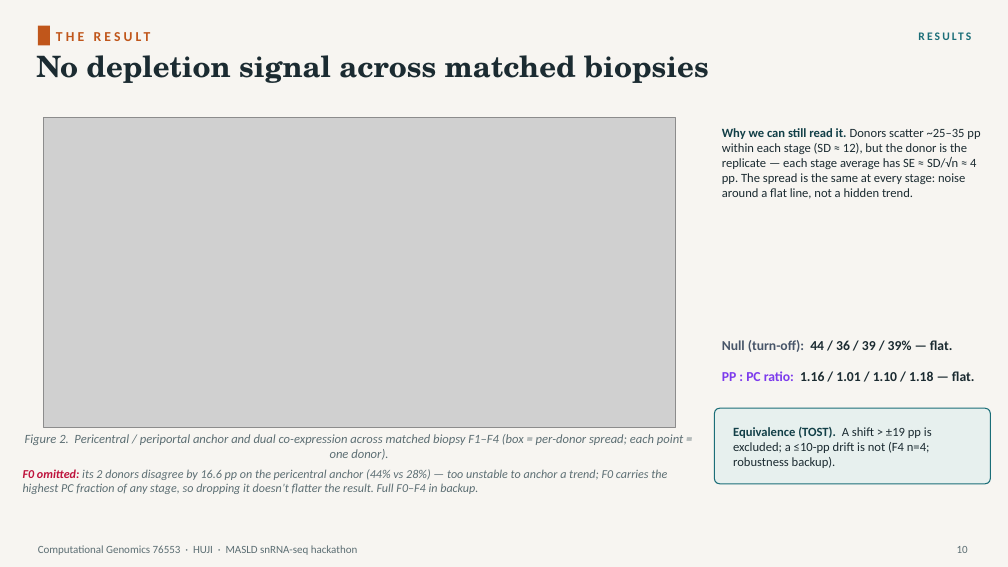
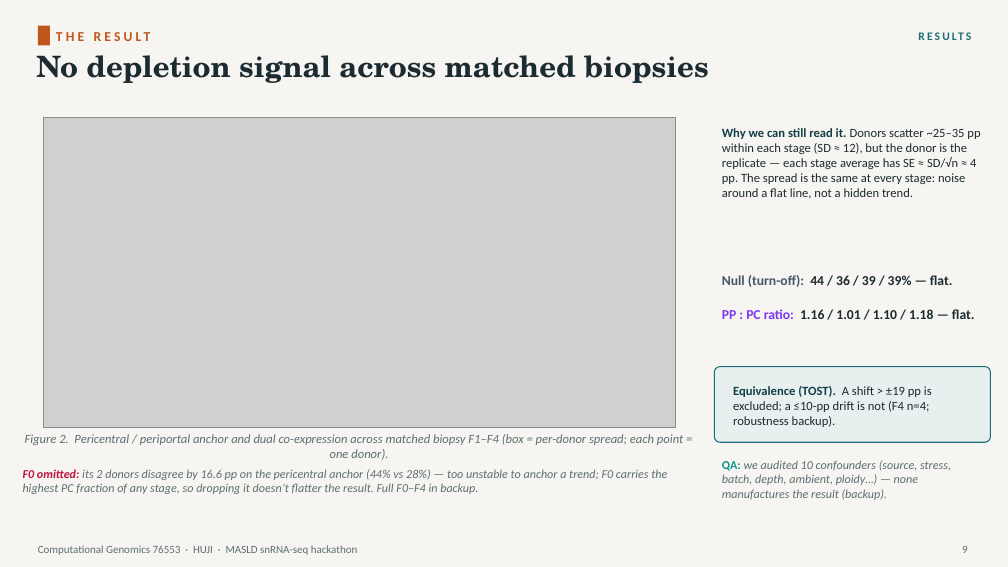
Before and after one commit to roeetekoah/liver-zonation, a slide deck: slide 12 of presentation/MASLD_zonation.pptx (slide 10 before the commit). Drawn at 1008x567 pixels with LibreOffice and Linux fonts; fonts in the diff are those of the drawing; grey boxes stand for pictures. Boxes give left, top, right and bottom in pixels: in the first picture for what was removed or moved away, otherwise in the second. Text is boxed around its words. In the diff, an @@ line names an element or a change of style, - is before the commit and + after.

```diff
--- a/presentation/MASLD_zonation.pptx
+++ b/presentation/MASLD_zonation.pptx
@@ text "Null (turn-off): 44 / 36 ..." moved from (x1=722, y1=340, x2=953, y2=352) to (x1=722, y1=275, x2=953, y2=287) @@
@@ text "PP : PC ratio: 1.16 ..." moved from (x1=722, y1=371, x2=975, y2=381) to (x1=722, y1=309, x2=975, y2=319) @@
@@ rounded rectangle moved from (x1=715, y1=408, x2=991, y2=484) to (x1=715, y1=367, x2=991, y2=442) @@
@@ text "Equivalence (TOST). A shift > ..." moved from (x1=733, y1=427, x2=932, y2=468) to (x1=733, y1=386, x2=932, y2=427) @@
@@ text added at (x1=722, y1=460, x2=951, y2=500), 11.5 pt, text #5C6E73, italic @@
+QA: we audited 10 confounders (source, stress, batch, depth, ambient, ploidy…) — none manufactures the result (backup).
@@ text at (x1=962, y1=546, x2=968, y2=553): text changed @@
-10
+9
```
Also in this commit, not shown: 17 other slides changed, 4 slides added, 2 slides removed, 4 other files.
